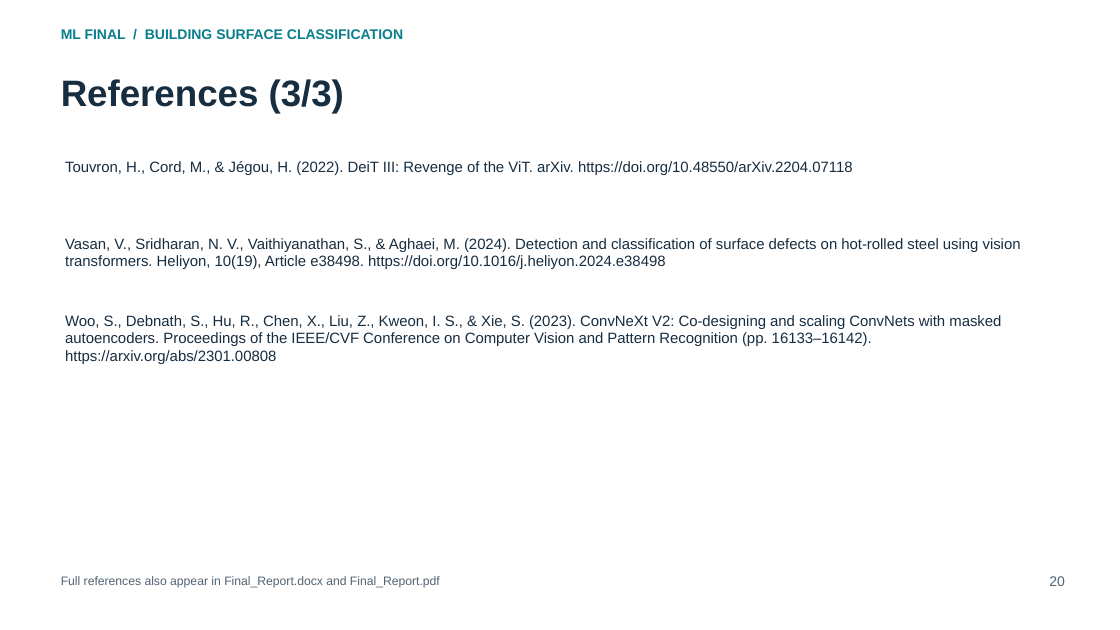
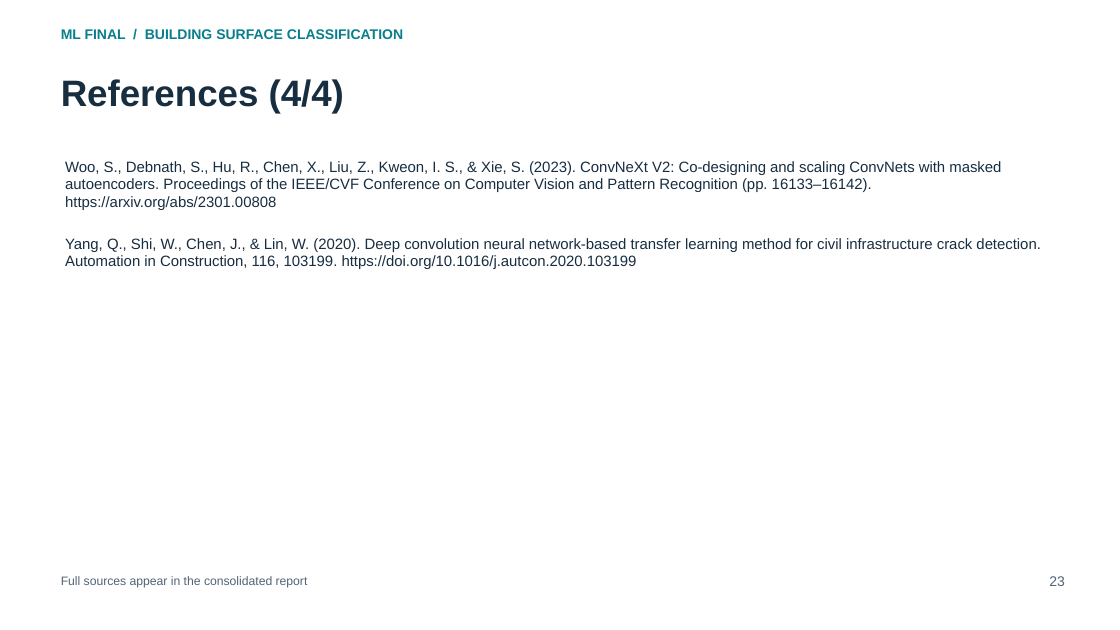
Before and after one commit to darau77/Finalski, a slide deck: slide 23 of docs/Final_Presentation.pptx (slide 20 before the commit). Drawn at 1120x630 pixels with LibreOffice and Linux fonts; fonts in the diff are those of the drawing. Boxes give left, top, right and bottom in pixels: in the first picture for what was removed or moved away, otherwise in the second. Text is boxed around its words. In the diff, an @@ line names an element or a change of style, - is before the commit and + after.

Commit message:
Consolidate final study, unified demo, report and presentation

```diff
--- a/docs/Final_Presentation.pptx
+++ b/docs/Final_Presentation.pptx
@@ text at (x1=61, y1=79, x2=344, y2=113): text changed @@
-References (3/3)
+References (4/4)
@@ text "Woo, S., Debnath, S., Hu, ..." moved from (x1=65, y1=315, x2=1001, y2=364) to (x1=65, y1=161, x2=1001, y2=210) @@
@@ text removed at (x1=65, y1=161, x2=853, y2=175) @@
-Touvron, H., Cord, M., & Jégou, H. (2022). DeiT III: Revenge of the ViT. arXiv. https://doi.org/10.48550/arXiv.2204.07118
@@ text at (x1=65, y1=238, x2=1040, y2=269): text changed @@
-Vasan, V., Sridharan, N. V., Vaithiyanathan, S., & Aghaei, M. (2024). Detection and classification of surface defects on hot-rolled steel using vision transformers. Heliyon, 10(19), Article e38498. https://doi.org/10.1016/j.heliyon.2024.e38498
+Yang, Q., Shi, W., Chen, J., & Lin, W. (2020). Deep convolution neural network-based transfer learning method for civil infrastructure crack detection. Automation in Construction, 116, 103199. https://doi.org/10.1016/j.autcon.2020.103199
@@ text at (x1=61, y1=576, x2=308, y2=588): text changed @@
-Full references also appear in Final_Report.docx and Final_Report.pdf
+Full sources appear in the consolidated report
@@ text at (x1=1049, y1=576, x2=1065, y2=586): text changed @@
-20
+23
```
Also in this commit, not shown: 18 other slides changed, 4 slides added, 1 slide removed, 25 other files.
